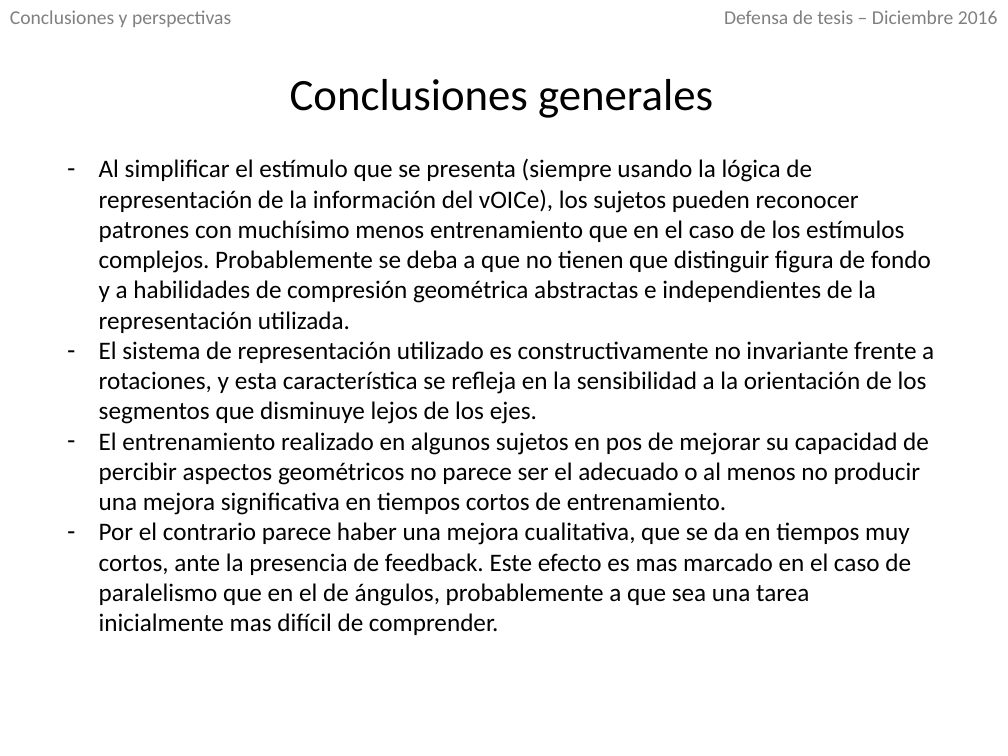
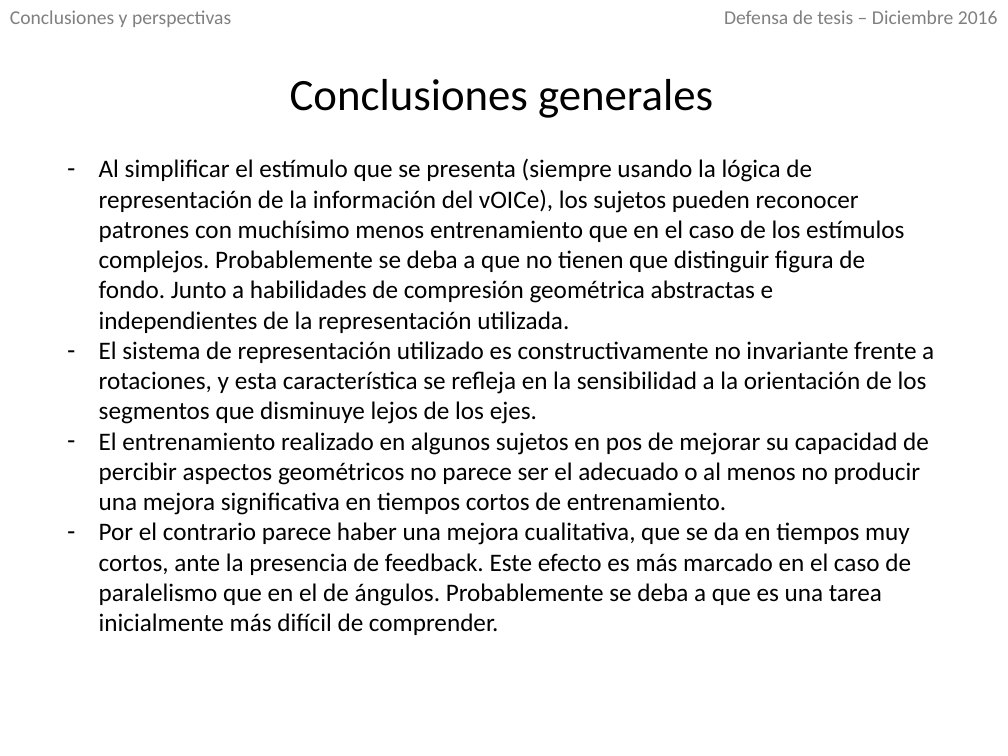
Before and after one commit to IoniUTDT/RedaccionTesis, a slide deck: slide 32 of Defensa/Cosas para usar/Defensa.pptx. Drawn at 1008x756 pixels with LibreOffice and Linux fonts; fonts in the diff are those of the drawing. Boxes give left, top, right and bottom in pixels: in the first picture for what was removed or moved away, otherwise in the second. Text is boxed around its words. In the diff, an @@ line names an element or a change of style, - is before the commit and + after.

```diff
--- a/Defensa/Cosas para usar/Defensa.pptx
+++ b/Defensa/Cosas para usar/Defensa.pptx
@@ text at (99, 158, 904, 333): text changed @@
-– Al simplificar el estímulo que se presenta (siempre usando la lógica de representación de la información del vOICe), los sujetos pueden reconocer patrones con muchísimo menos entrenamiento que en el caso de los estímulos complejos. Probablemente se deba a que no tienen que distinguir figura de fondo y a habilidades de compresión geométrica abstractas e independientes de la representación utilizada.
+– Al simplificar el estímulo que se presenta (siempre usando la lógica de representación de la información del vOICe), los sujetos pueden reconocer patrones con muchísimo menos entrenamiento que en el caso de los estímulos complejos. Probablemente se deba a que no tienen que distinguir figura de fondo. Junto a habilidades de compresión geométrica abstractas e independientes de la representación utilizada.
@@ text at (99, 522, 911, 635): text changed @@
-– Por el contrario parece haber una mejora cualitativa, que se da en tiempos muy cortos, ante la presencia de feedback. Este efecto es mas marcado en el caso de paralelismo que en el de ángulos, probablemente a que sea una tarea inicialmente mas difícil de comprender.
+– Por el contrario parece haber una mejora cualitativa, que se da en tiempos muy cortos, ante la presencia de feedback. Este efecto es más marcado en el caso de paralelismo que en el de ángulos. Probablemente se deba a que es una tarea inicialmente más difícil de comprender.
```
Also in this commit, not shown: 20 other slides changed, 1 other file.
